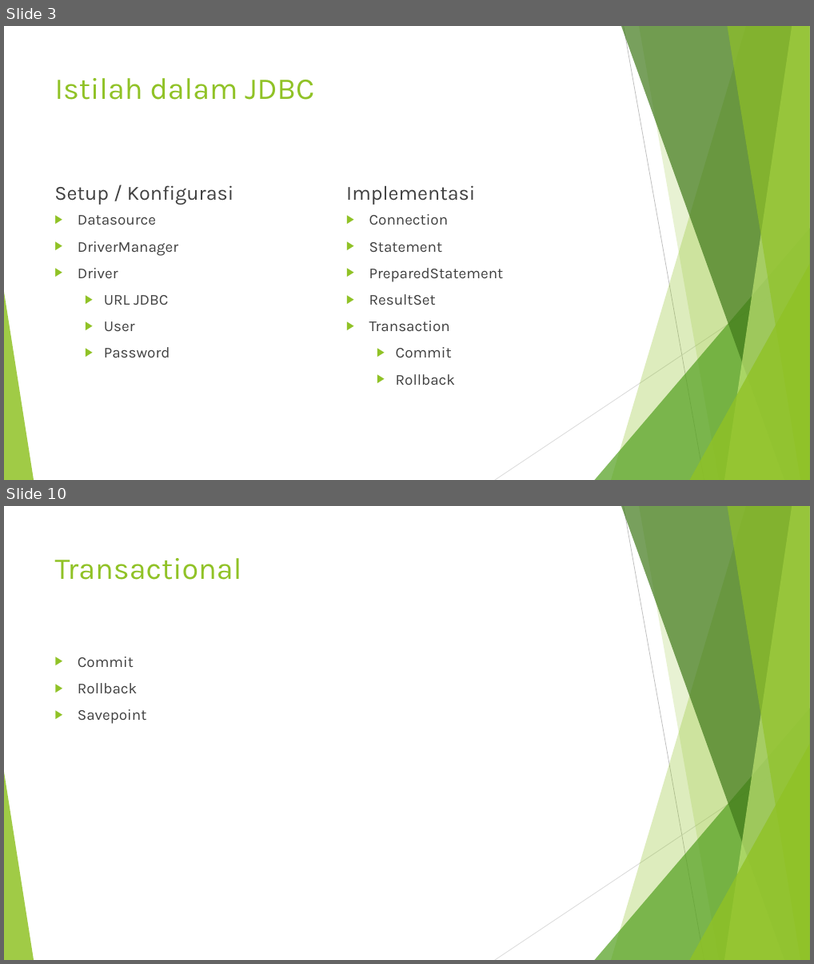
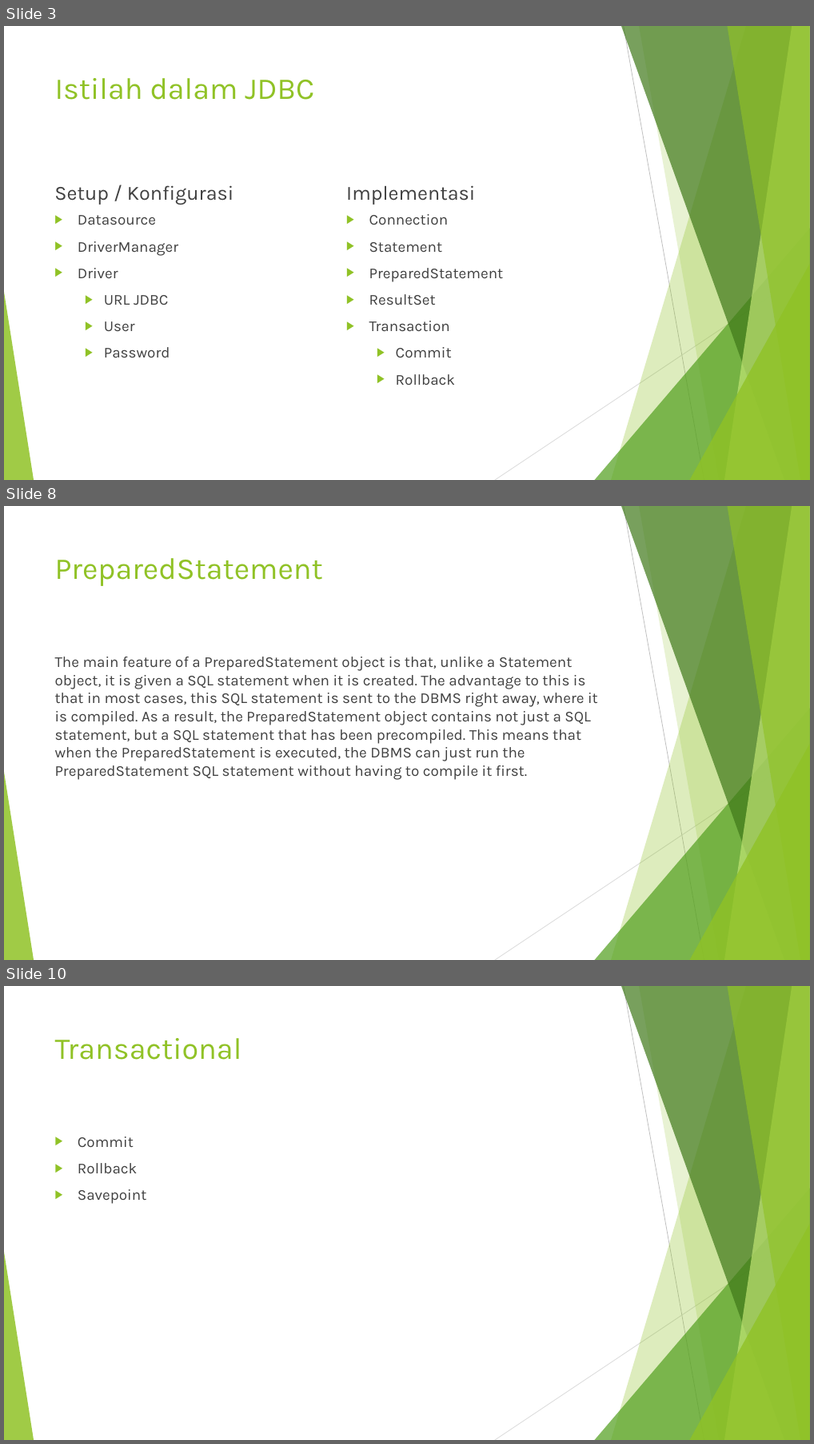
Before and after one commit to dimMaryanto93/bootcamp.2017-01, a slide deck: #6 - Java Database Connectivty.pptx. Shown one above the other, each under a label of ours: slides 3 and 10 before the commit, slides 3, 8 and 10 after it; the slides between them are not shown. The pictures are 814x964 and 814x1444 pixels, drawn with LibreOffice and Linux fonts; fonts in the diff are those of the drawing. Boxes give left, top, right and bottom in pixels: in the first picture for what was removed or moved away, otherwise in the second. Text is boxed around its words. In the diff, an @@ line names an element or a change of style, - is before the commit and + after.

```diff
--- a/#6 - Java Database Connectivty.pptx
+++ b/#6 - Java Database Connectivty.pptx
@@ slide 8 added at <box>4,506,810,960</box>, background #FFFFFF; not listed: 10 template elements that a slide beside it also shows @@
@@ title added at <box>55,558,323,586</box>, 36 pt, text #90C226 @@
+PreparedStatement
@@ text added at <box>55,656,598,780</box>, 18 pt, text #404040 @@
+The main feature of a PreparedStatement object is that, unlike a Statement object, it is given a SQL statement when it is created. The advantage to this is that in most cases, this SQL statement is sent to the DBMS right away, where it is compiled. As a result, the PreparedStatement object contains not just a SQL statement, but a SQL statement that has been precompiled. This means that when the PreparedStatement is executed, the DBMS can just run the PreparedStatement SQL statement without having to compile it first.
```
Also in this commit, not shown: 4 slides changed, 1 other slide added, 2 slides removed, 1 other file.
